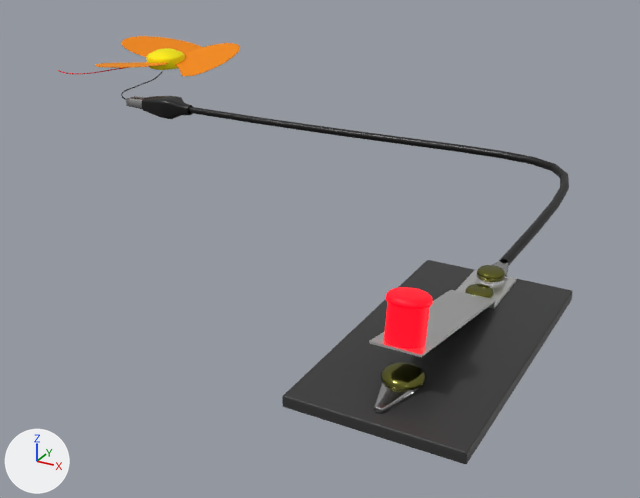
Before and after pictures for a commit that changed the glTF model client/public/models/6-2-3/Fan1-notConnected.glb.
The view is the same before and after, from a 50 mm lens placed at (6.09, -4.41, 2.16), pointed at (3.06, 1.1, -0.59). Arrows for +X, +Y and +Z are at lower left; the lights stay in place. The picture after the commit comes second. Where no turn or scale is listed for an object, it has been applied to the vertices.

The first picture shows 'BézierCurve', 'Fan', 'Switch', 'pCube17', 'polySurface4' and 1 more.
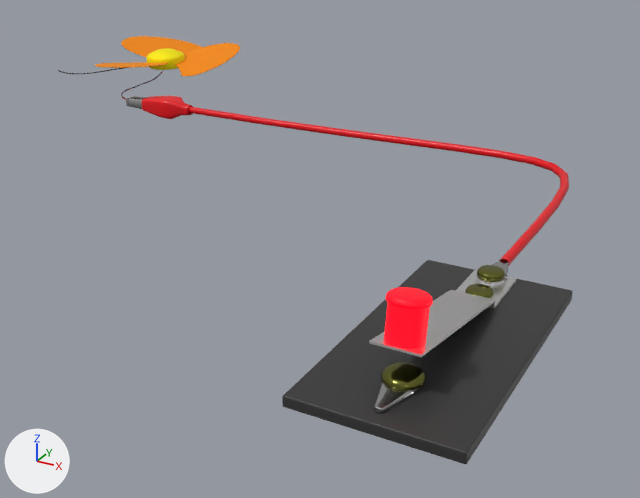
Pixel boxes [x1, y1, x2, y2] of what changed, in the pictures (640 x 498 px):
'BézierCurve', recoloured: [188, 107, 569, 266] in both
'pCube17', recoloured (black to red): [126, 96, 193, 119] in both

The change in detail:
Material 'Material.053' (mat_material_053) changes colour from black #000000 to red #e70011; in linear values from (0.0, 0.0, 0.0) to (0.799, 0.0, 0.00561).
Material 'Material.055' (mat_material_055) changes colour from black #000000 to red #e70011; in linear values from (0.0, 0.0, 0.0) to (0.799, 0.0, 0.00561).
